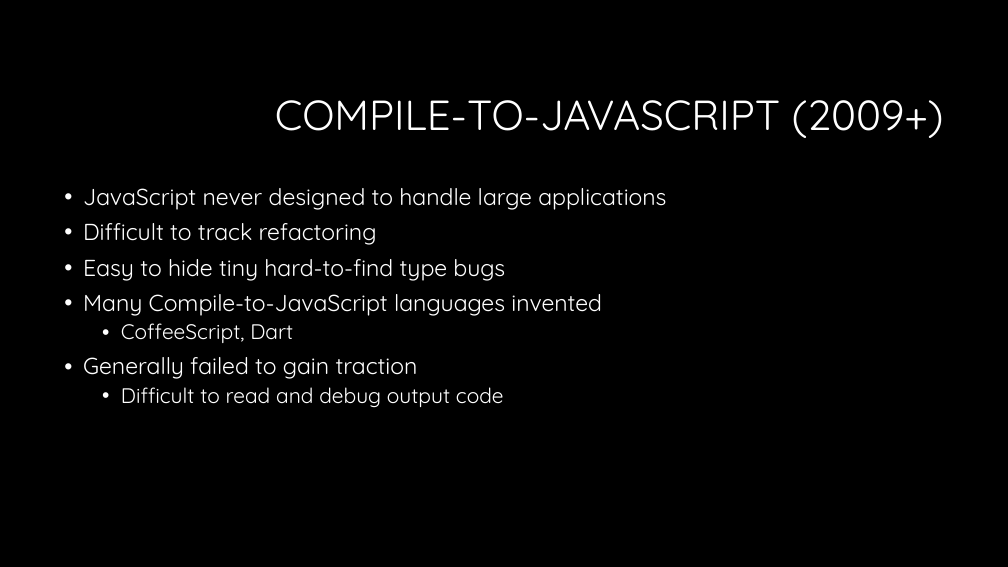
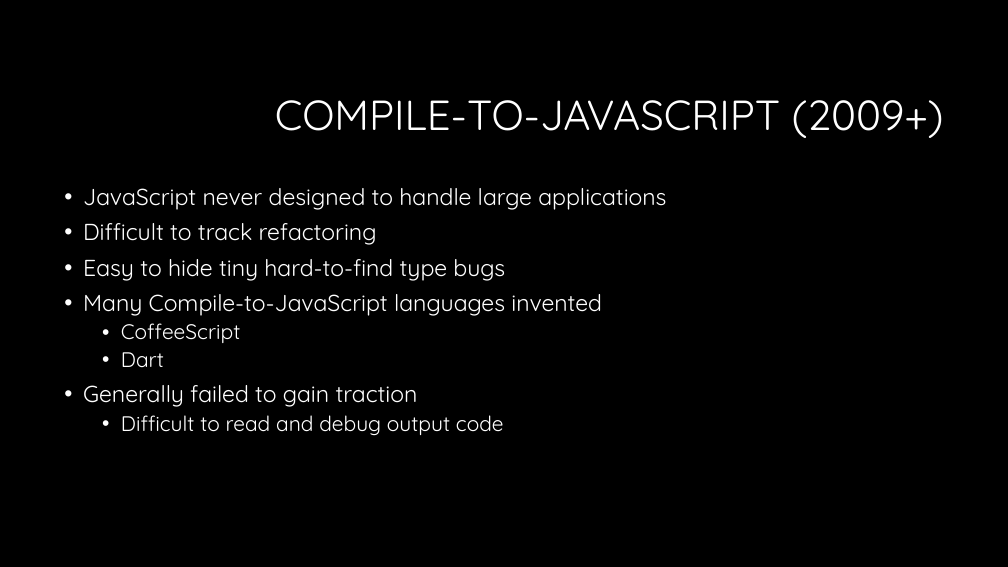
Before and after one commit to RonPenton/intro-to-typescript, a slide deck: slide 11 of Web development with Typescript.pptx (slide 10 before the commit). Drawn at 1008x567 pixels with LibreOffice and Linux fonts; fonts in the diff are those of the drawing; background and template pictures are left out. Boxes give left, top, right and bottom in pixels: in the first picture for what was removed or moved away, otherwise in the second. Text is boxed around its words. In the diff, an @@ line names an element or a change of style, - is before the commit and + after.

```diff
--- a/Web development with Typescript.pptx
+++ b/Web development with Typescript.pptx
@@ text at (121, 323, 240, 367): text changed @@
-  • CoffeeScript, Dart
+  • CoffeeScript
+  • Dart
```
Also in this commit, not shown: 18 other slides changed, 3 slides added, 2 slides removed.
